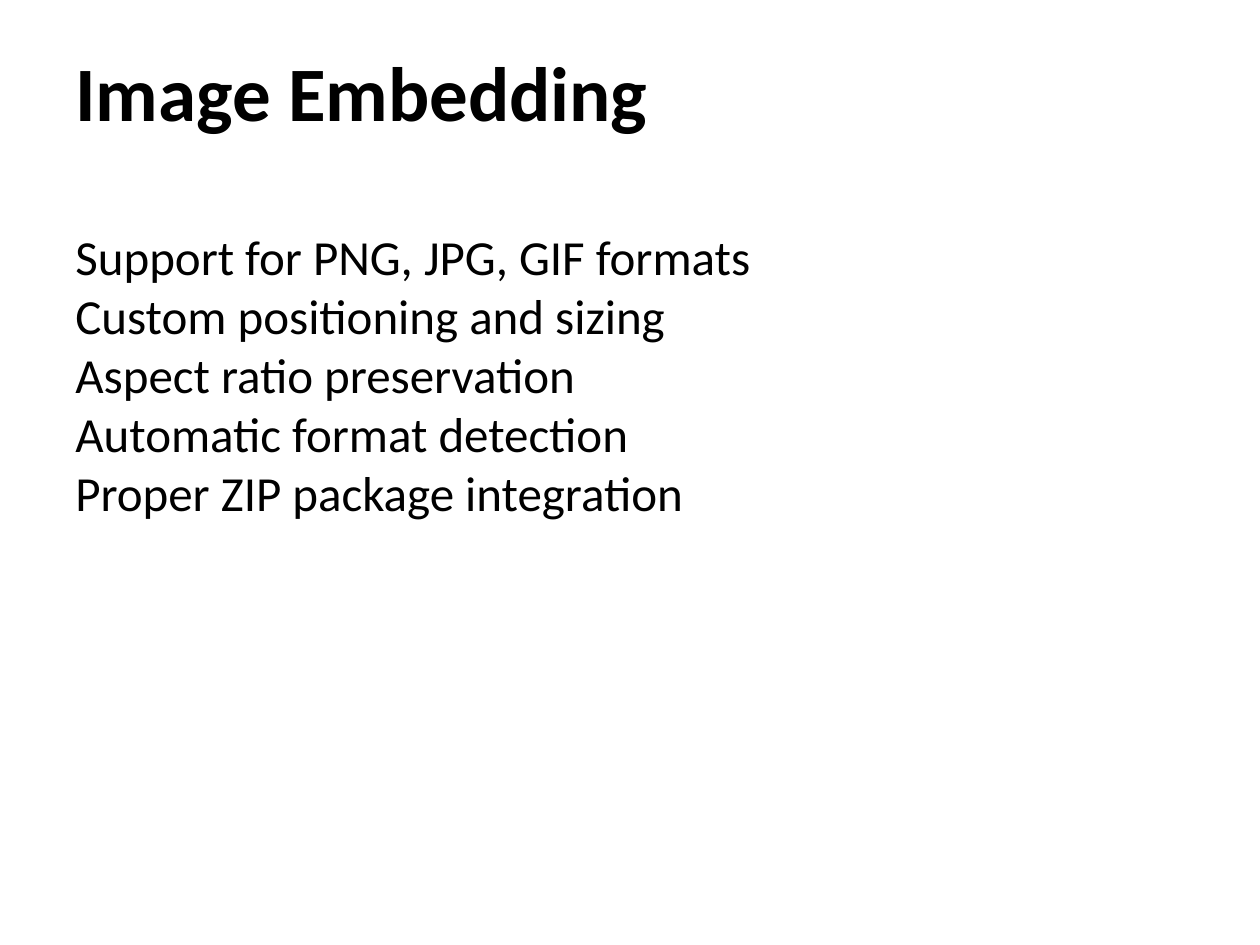
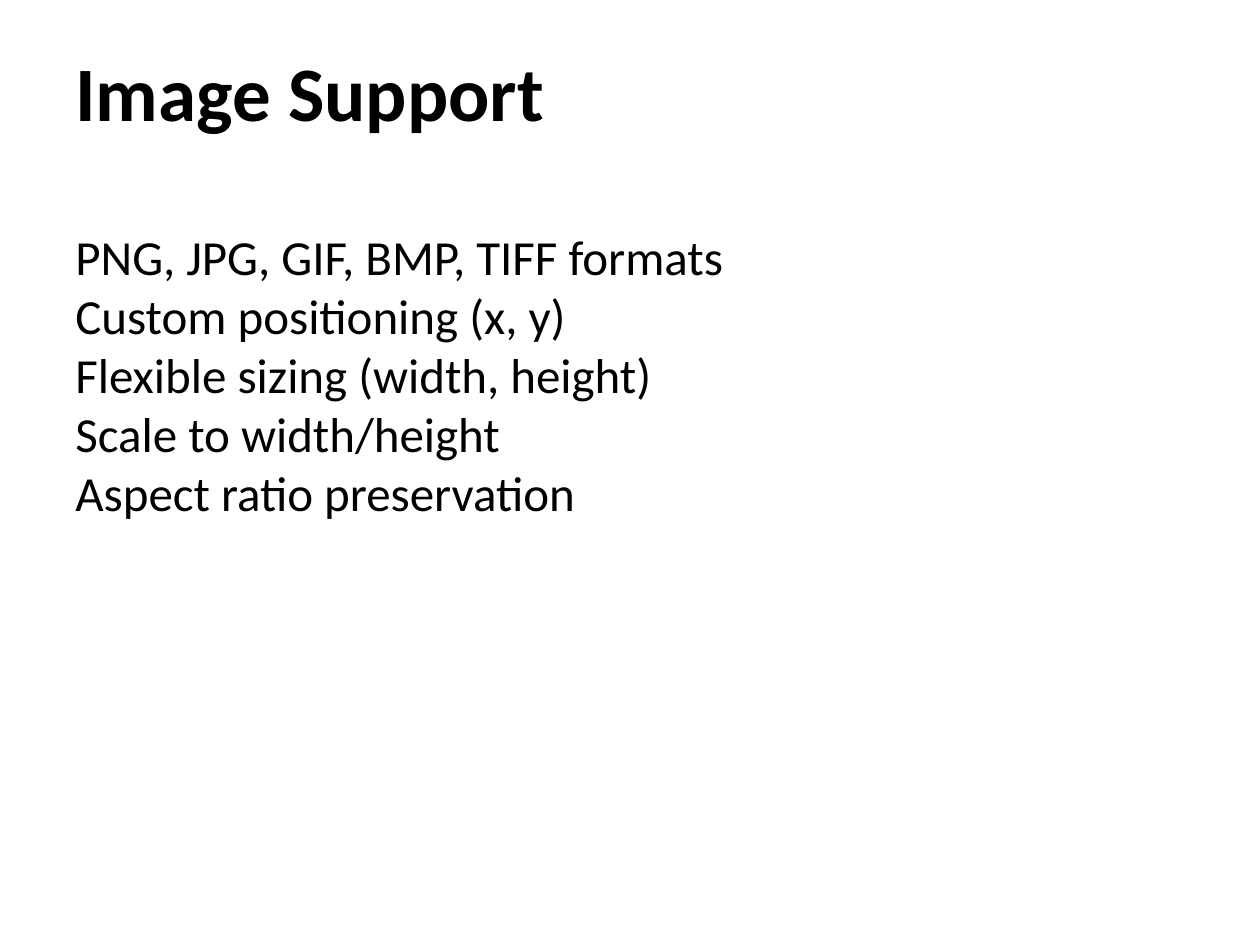
Before and after one commit to awol2005ex/ppt-rs, a slide deck: slide 12 of comprehensive_demo.pptx (slide 4 before the commit). Drawn at 1260x945 pixels with LibreOffice and Linux fonts; fonts in the diff are those of the drawing. Boxes give left, top, right and bottom in pixels: in the first picture for what was removed or moved away, otherwise in the second. Text is boxed around its words. In the diff, an @@ line names an element or a change of style, - is before the commit and + after.

Commit message:
Expand comprehensive demo to showcase all library features with detailed examples and documentation
- Add comprehensive documentation header explaining all demonstrated features
- Import all builder APIs: SlideLayout, Table/TableBuilder, Chart/ChartBuilder, ImageBuilder, TextFormat, Shape
- Organize demo into 7 parts with visual separators and progress logging
- Part 1: Demonstrate all 6 slide layouts (CenteredTitle, TitleOnly, TitleAndContent, TitleAndBigContent, TwoColumn, Blank)
- Part 2: Show

```diff
--- a/comprehensive_demo.pptx
+++ b/comprehensive_demo.pptx
@@ title at (75,70,543,134): text changed @@
-Image Embedding
+Image Support
@@ text at (75,241,723,461): text changed @@
-Support for PNG, JPG, GIF formats
-Custom positioning and sizing
+PNG, JPG, GIF, BMP, TIFF formats
+Custom positioning (x, y)
+Flexible sizing (width, height)
+Scale to width/height
@@ text at (75,418,683,520): paragraphs removed @@
-Automatic format detection
-Proper ZIP package integration
```
Also in this commit, not shown: 3 other slides changed, 10 slides added, 6 slides removed, 1 other file.
